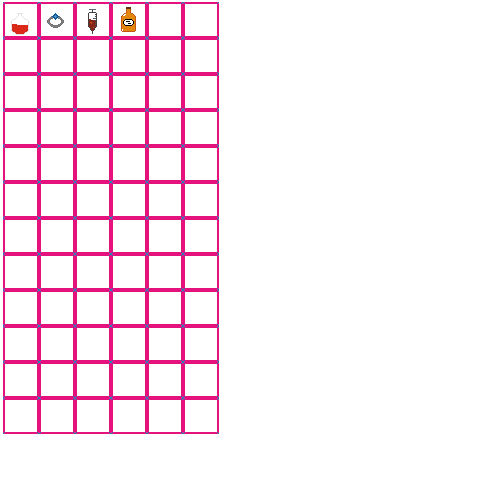
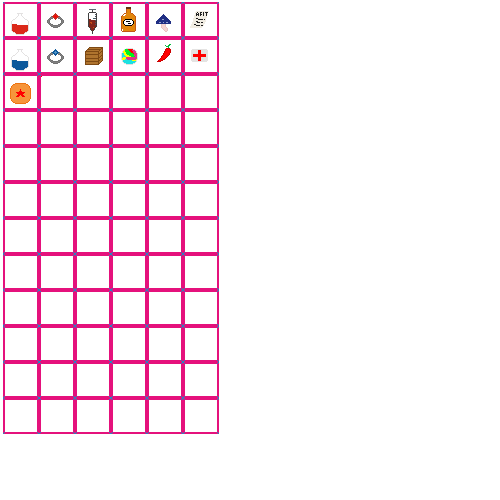
Layer changes from the first 500px x 500px image to the second:
painted on "Calque 3" over (10, 11, 209, 104)
